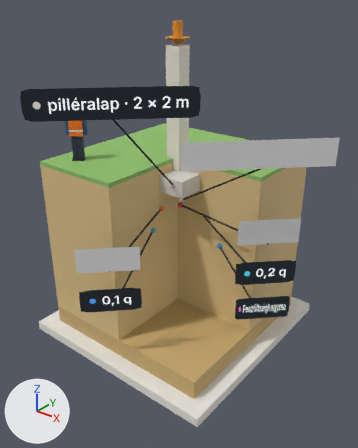
One commit to the glTF model ar-labor/models/feszultseghagyma-feliratok.glb: the scene before it, then after it.
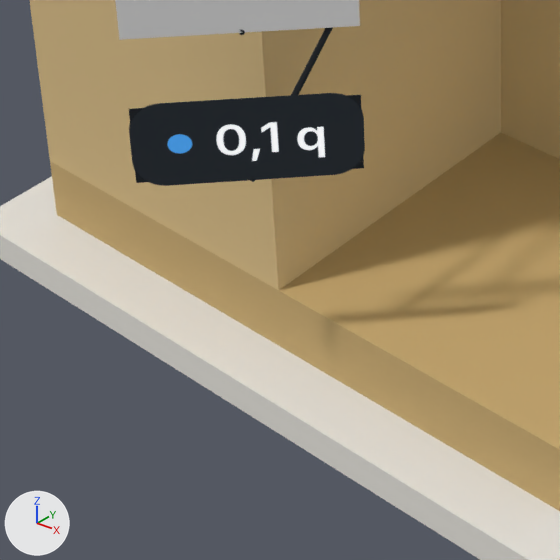
The first picture shows the older version from a camera (50 mm lens) standing at (0.426, -0.529, 0.228) and looking at (0.038, -0.045, -0.073). The close-ups show the older and then the newer version on the part from 13% to 54% of the width and 59% to 92% of the height of that picture. Only the edits that show in the close-ups are written down. The axes (+X, +Y, +Z) are drawn at lower left. The lights are the same throughout. Where no turn or scale is listed for an object, it has been applied to the vertices.

Script lines for the objects in view, before the commit:
```python
ob_label_12 = bpy.data.objects.new('label_12', me_mesh_31)
ob_label_12.parent = ob_feliratok
ob_label_12.location = (0.5, -4.1, -2.075)
ob_label_12.rotation_euler = (0.0, 0.0, 0.785)  # degrees (0, 0, 45)
ob_label_4 = bpy.data.objects.new('label_4', me_mesh_23)
ob_label_4.location = (0.02, -0.164, -0.143)
ob_tomb_m_dcc089 = bpy.data.objects.new('tomb_m_dcc089', me_mesh_0)
ob_tomb_m_dcc089.location = (0.0, 0.0, 0.0)
# also in view: 'tomb_m_e9e6df' at (0.0, 0.0, -0.271); 'tomb_m_c7a970' at (0.0, 0.0, -0.25)
```
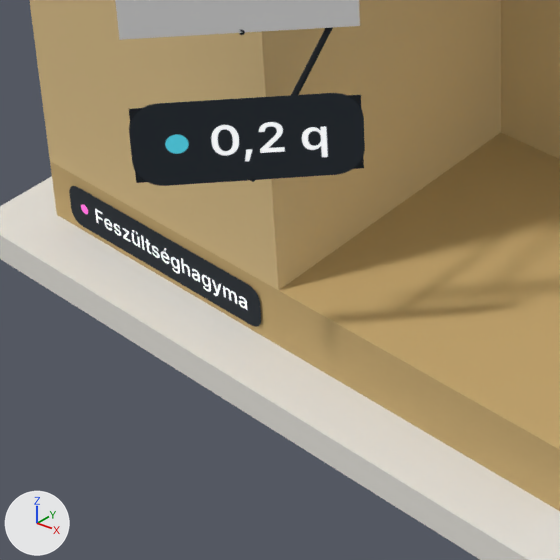
Pixel boxes [x1, y1, x2, y2] of what changed, in the close-ups (560 x 560 px):
'label_4', surface changed: [142, 93, 353, 186] in both
'nevtabla', added: after [69, 186, 261, 327]

The change, as a list of edits to the scene's bpy script:
```text
Change mat_lbl_4:
    where n2 = _N.new('ShaderNodeTexImage'); n2.name = 'Image Texture'
    n2.image: img_image_1 -> img_image_2
    where n3 = _N.new('ShaderNodeTexImage'); n3.name = 'Image Texture.001'
    n3.image: img_image_1 -> img_image_2
Add mat_nevtabla:
    mat_nevtabla = bpy.data.materials.new('nevtabla')
    # uses the picture img_image_0
Add me_mesh_22_1:
    me_mesh_22_1.from_pydata(...)  # 4 vertices, 2 faces; spans x -0.057..0.057, y 0.0, z -0.01..0.01
    me_mesh_22_1.materials.append(mat_nevtabla)
Add ob_nevtabla:
    ob_nevtabla = bpy.data.objects.new('nevtabla', me_mesh_22_1)
    ob_nevtabla.location = (-0.067, -0.1368, -0.2508)
```
